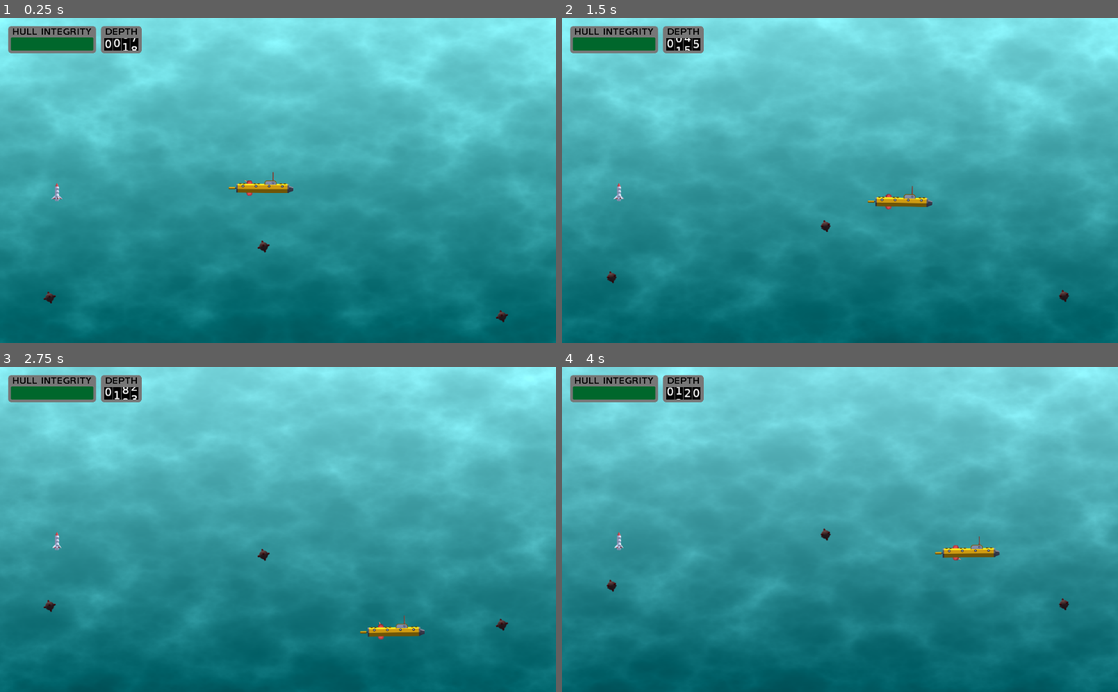
Above: before the commit, frames 1-4 (two rows, left to right).
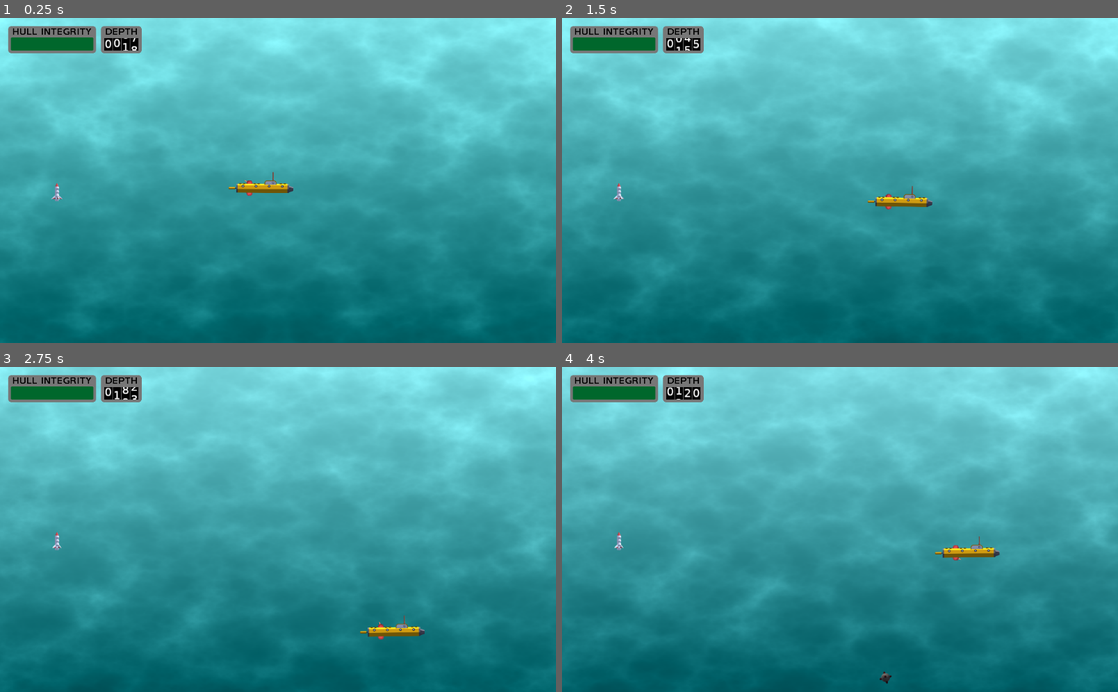
Above: after the commit, the same moments.

Repository: marc-hugh-tom/ludum-dare-48
Game: Godot game, scene res://nodes/PlayState.tscn
Same seed, same stepped clock (60 frames per second), same inputs: the game is played once before the commit and once after it.
Inputs (mouse positions are in pixels of both pictures, inside the frame that each line leads up to):
- Up to frame 1 (0.25 s): no input
- Up to frame 2 (1.5 s): move the mouse to (962, 164) at 0.52 s; hold D (ui_right) 0.53-1.28 s; move the mouse to (728, 196) at 1.27 s; hold S (ui_down) from 1.28 s (still down)
- Up to frame 3 (2.75 s): move the mouse to (333, 458) at 2.02 s; release S (ui_down) at 2.03 s; hold D (ui_right) from 2.03 s (still down)
- Up to frame 4 (4 s): move the mouse to (812, 594) at 2.77 s; release D (ui_right) at 2.78 s; hold W (ui_up) 2.78-3.53 s; move the mouse to (1006, 578) at 3.52 s; hold A (ui_left) from 3.53 s (still down)

The runs differ from the first frame. In frame 1, 0.1% of the frame differs, in the area x 7-92%, y 68-94%; in frame 2, 0.1%; in frame 3, 0.1%; in frame 4, 0.2%, in the area x 8-92%, y 49-98%.

Commit message:
Random mine spawning

Diff:
--- /dev/null
+++ b/MineSpawner.gd
@@ -0,0 +1,47 @@
+extends Node
+
+const SPAWN_MARGIN = 64
+const MIN_SPAWN_SECONDS = 1
+const MAX_SPAWN_SECONDS = 10
+const MAX_DEPTH = 20000
+
+const MineResource = preload("res://Scenes/Mine/Mine.tscn")
+
+onready var global = get_tree().get_root().get_node("GlobalVariables")
+
+func _ready():
+	$Timer.start()
+
+
+func spawn_mine():
+	var mine = MineResource.instance()
+	mine.position = select_spawn_point()
+	get_tree().get_root().add_child(mine)
+	print("spawned mine at ", mine.position)
+
+
+func select_spawn_point() -> Vector2:
+	var spawn_x = randi() % int(get_viewport().size.x)
+	if global.get_scroll_dir().x < 0:
+		spawn_x = get_viewport().size.x + SPAWN_MARGIN
+	elif global.get_scroll_dir().x > 0:
+		spawn_x = 0 - SPAWN_MARGIN
+	var spawn_y = randi() % int(get_viewport().size.y)
+	if global.get_scroll_dir().y < 0:
+		spawn_y = get_viewport().size.y + SPAWN_MARGIN
+	elif global.get_scroll_dir().y > 0:
+		spawn_y = 0 - SPAWN_MARGIN
+
+	return Vector2(spawn_x, spawn_y)
+
+
+func _on_Timer_timeout():
+	spawn_mine()
+
+	var wait_time = rand_range(
+		MIN_SPAWN_SECONDS,
+		lerp(MAX_SPAWN_SECONDS, MIN_SPAWN_SECONDS, global.get_depth() / MAX_DEPTH)
+	)
+
+	$Timer.wait_time = wait_time
+	$Timer.start()
--- a/Scenes/Mine/Mine.gd
+++ b/Scenes/Mine/Mine.gd
@@ -1,6 +1,7 @@
 extends "res://Scenes/ScrollingObject/ScrollingObject.gd"
 
 const ExplosionResource = preload("res://Scenes/Explosion/Explosion.tscn")
+
 
 
 func _on_Mine_body_entered(body):
@@ -11,7 +12,7 @@
 	print("boom")
 	var explosion = ExplosionResource.instance()
 	explosion.position = position
-	get_owner().add_child(explosion)
+	get_tree().get_root().add_child(explosion)
 	if victim.has_method("damage"):
 		victim.damage(10)
 	if victim.has_method("impulse"):
--- a/Scenes/Mine/Mine.tscn
+++ b/Scenes/Mine/Mine.tscn
@@ -17,16 +17,32 @@
 [ext_resource path="res://assets/mine/mine_13.png" type="Texture" id=15]
 [ext_resource path="res://assets/mine/mine_14.png" type="Texture" id=16]
 [ext_resource path="res://assets/mine/mine_15.png" type="Texture" id=17]
+[ext_resource path="res://assets/mine/mine_19.png" type="Texture" id=18]
+[ext_resource path="res://assets/mine/mine_18.png" type="Texture" id=19]
+[ext_resource path="res://assets/mine/mine_21.png" type="Texture" id=20]
+[ext_resource path="res://assets/mine/mine_16.png" type="Texture" id=21]
+[ext_resource path="res://assets/mine/mine_20.png" type="Texture" id=22]
+[ext_resource path="res://assets/mine/mine_17.png" type="Texture" id=23]
+[ext_resource path="res://assets/mine/mine_22.png" type="Texture" id=24]
+[ext_resource path="res://assets/mine/mine_23.png" type="Texture" id=25]
+[ext_resource path="res://assets/mine/mine_25.png" type="Texture" id=26]
+[ext_resource path="res://assets/mine/mine_24.png" type="Texture" id=27]
+[ext_resource path="res://assets/mine/mine_26.png" type="Texture" id=28]
+[ext_resource path="res://assets/mine/mine_28.png" type="Texture" id=29]
+[ext_resource path="res://assets/mine/mine_27.png" type="Texture" id=30]
+[ext_resource path="res://assets/mine/mine_30.png" type="Texture" id=31]
+[ext_resource path="res://assets/mine/mine_29.png" type="Texture" id=32]
+[ext_resource path="res://assets/mine/mine_31.png" type="Texture" id=33]
 
 [sub_resource type="CircleShape2D" id=1]
 radius = 12.8056
 
 [sub_resource type="SpriteFrames" id=2]
 animations = [ {
-"frames": [ ExtResource( 8 ), ExtResource( 7 ), ExtResource( …(206 unchanged characters)…  ), ExtResource( 16 ), ExtResource( 17 ) ],
+"frames": [ ExtResource( 8 ), ExtResource( 7 ), ExtResource( …(206 unchanged characters)…  ), ExtResource( 16 ), ExtResource( 17 ), ExtResource( 21 ), ExtResource( 23 ), ExtResource( 19 ), ExtResource( 18 ), ExtResource( 22 ), ExtResource( 20 ), ExtResource( 24 ), ExtResource( 25 ), ExtResource( 27 ), ExtResource( 26 ), ExtResource( 28 ), ExtResource( 30 ), ExtResource( 29 ), ExtResource( 32 ), ExtResource( 31 ), ExtResource( 33 ) ],
 "loop": true,
 "name": "default",
-"speed": 5.0
+"speed": 10.0
 } ]
 
 [node name="Mine" type="Area2D"]
@@ -38,7 +54,7 @@
 [node name="AnimatedSprite" type="AnimatedSprite" parent="."]
 scale = Vector2( 0.5, 0.5 )
 frames = SubResource( 2 )
-frame = 7
+frame = 27
 playing = true
 
 [connection signal="body_entered" from="." to="." method="_on_Mine_body_entered"]
--- /dev/null
+++ b/Scenes/Mine/MineSpawner.tscn
@@ -0,0 +1,11 @@
+[gd_scene load_steps=2 format=2]
+
+[ext_resource path="res://MineSpawner.gd" type="Script" id=1]
+
+[node name="MineSpawner" type="Node"]
+script = ExtResource( 1 )
+
+[node name="Timer" type="Timer" parent="."]
+one_shot = true
+
+[connection signal="timeout" from="Timer" to="." method="_on_Timer_timeout"]
--- a/Scenes/ScrollingObject/ScrollingObject.gd
+++ b/Scenes/ScrollingObject/ScrollingObject.gd
@@ -10,13 +10,12 @@
 
 
 func gone_out_of_view() -> bool:
-	var scroll_dir = global.get_scroll_vector().normalized()
-	if scroll_dir.x != 0 and scroll_dir.y != 0:
+	if global.get_scroll_dir().x != 0 and global.get_scroll_dir().y != 0:
 		return has_left_x() and has_left_y()
 	return has_left_x() or has_left_y()
 
 func has_left_x() -> bool:
-	var scroll_x: int = global.get_scroll_vector().normalized().x
+	var scroll_x: int = global.get_scroll_dir().x
 	if scroll_x == 0:
 		return false
 	if scroll_x < 0:
@@ -25,7 +24,7 @@
 
 
 func has_left_y() -> bool:
-	var scroll_y: int = global.get_scroll_vector().normalized().y
+	var scroll_y: int = global.get_scroll_dir().y
 	if scroll_y == 0:
 		return false
 	if scroll_y < 0:
--- a/nodes/PlayState.tscn
+++ b/nodes/PlayState.tscn
@@ -1,12 +1,12 @@
 [gd_scene load_steps=8 format=2]
 
 [ext_resource path="res://nodes/sub.tscn" type="PackedScene" id=1]
-[ext_resource path="res://Scenes/Mine/Mine.tscn" type="PackedScene" id=2]
 [ext_resource path="res://nodes/Torpedo.tscn" type="PackedScene" id=3]
 [ext_resource path="res://nodes/Background.tscn" type="PackedScene" id=4]
 [ext_resource path="res://nodes/HullIntegrity.tscn" type="PackedScene" id=5]
 [ext_resource path="res://scripts/PlayState.gd" type="Script" id=6]
 [ext_resource path="res://nodes/DepthCounter.tscn" type="PackedScene" id=7]
+[ext_resource path="res://Scenes/Mine/MineSpawner.tscn" type="PackedScene" id=8]
 
 [node name="PlayState" type="Node2D"]
 script = ExtResource( 6 )
@@ -18,15 +18,6 @@
 [node name="sub" parent="Foreground" instance=ExtResource( 1 )]
 position = Vector2( 481.477, 321.579 )
 
-[node name="Mine" parent="Foreground" instance=ExtResource( 2 )]
-position = Vector2( 924.535, 558.154 )
-
-[node name="Mine2" parent="Foreground" instance=ExtResource( 2 )]
-position = Vector2( 91.4767, 523.693 )
-
-[node name="Mine3" parent="Foreground" instance=ExtResource( 2 )]
-position = Vector2( 485.531, 429.3 )
-
 [node name="Torpedo" parent="Foreground" instance=ExtResource( 3 )]
 position = Vector2( 104.872, 337.626 )
 
@@ -37,3 +28,5 @@
 
 [node name="DepthCounter" parent="HUD" instance=ExtResource( 7 )]
 position = Vector2( 223.5, 48 )
+
+[node name="MineSpawner" parent="." instance=ExtResource( 8 )]
--- a/nodes/sub.tscn
+++ b/nodes/sub.tscn
@@ -5,8 +5,8 @@
 [ext_resource path="res://nodes/turret.tscn" type="PackedScene" id=3]
 
 [sub_resource type="CapsuleShape2D" id=1]
-radius = 26.438
-height = 251.395
+radius = 30.8111
+height = 342.302
 
 [node name="sub" type="KinematicBody2D"]
 scale = Vector2( 0.33, 0.33 )
--- a/scripts/GlobalVariables.gd
+++ b/scripts/GlobalVariables.gd
@@ -11,7 +11,10 @@
 	depth = input_float
 
 func get_scroll_vector() -> Vector2:
-	return(scroll_vector)
+	return scroll_vector
+
+func get_scroll_dir() -> Vector2:
+	return get_scroll_vector().normalized()
 
 func set_scroll_vector(input_vec: Vector2):
 	scroll_vector = input_vec
--- a/scripts/PlayState.gd
+++ b/scripts/PlayState.gd
@@ -2,8 +2,14 @@
 
 onready var global = get_tree().get_root().get_node("GlobalVariables")
 
+
+func _ready():
+	randomize()
+
+
 func _process(delta):
 	update_depth(delta)
+
 
 func update_depth(delta):
 	var current_depth = global.get_depth()
Not shown: 1 places in Scenes/Mine/Mine.tscn that only renumber resources
Binary file changed: assets/mine/mine_00.png
Binary file changed: assets/mine/mine_01.png
Binary file changed: assets/mine/mine_02.png
Binary file changed: assets/mine/mine_03.png
Binary file changed: assets/mine/mine_04.png
Binary file changed: assets/mine/mine_05.png
Binary file changed: assets/mine/mine_06.png
Binary file changed: assets/mine/mine_07.png
Binary file changed: assets/mine/mine_08.png
Binary file changed: assets/mine/mine_09.png
Binary file changed: assets/mine/mine_10.png
(and 38 more such lines)
